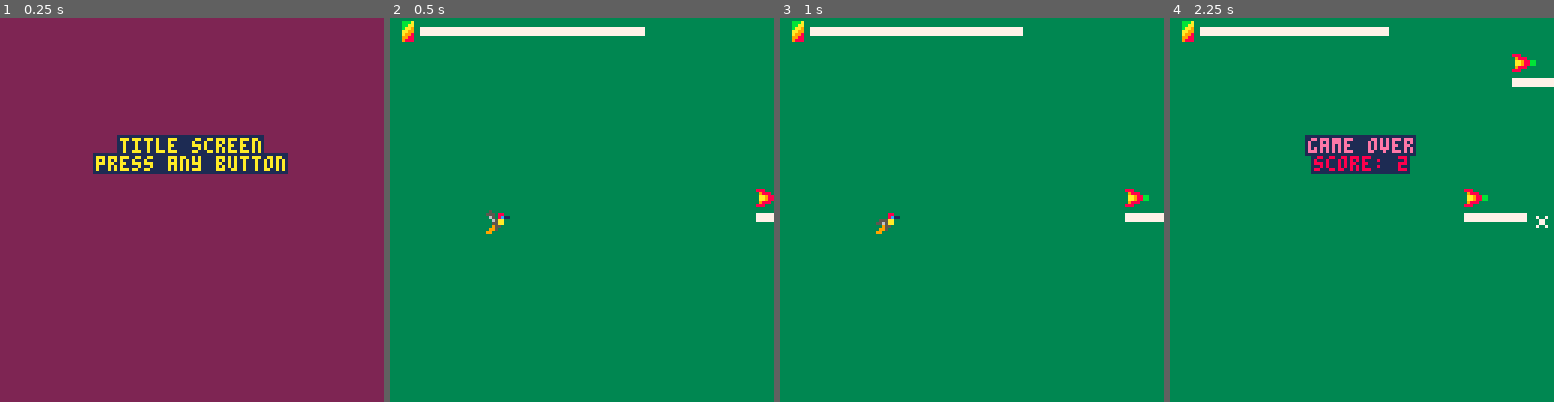
Above: before the commit, frames 1-4 (left to right).
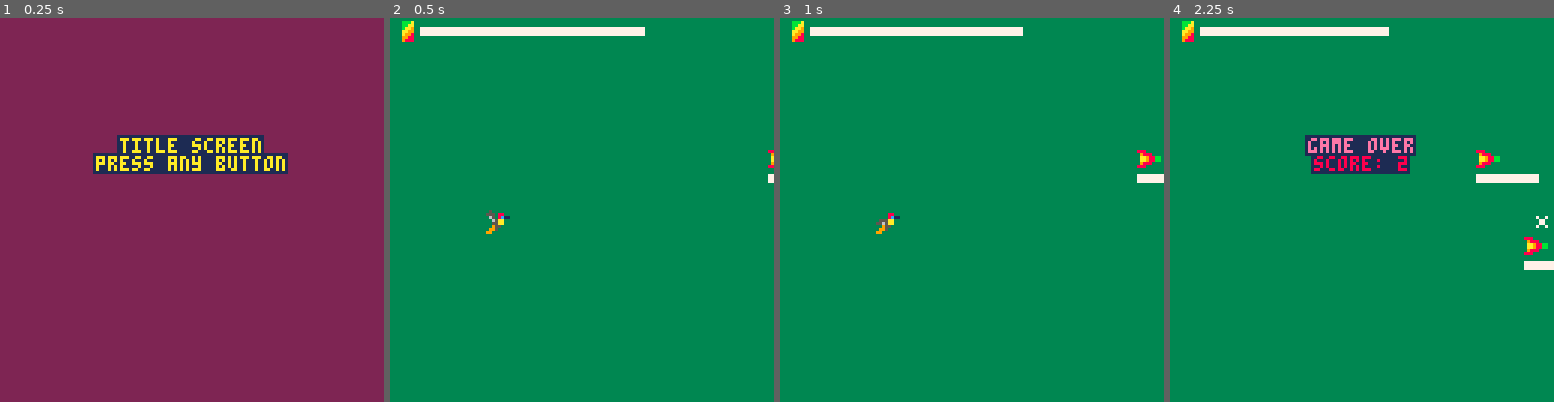
Above: after the commit, the same moments.

Repository: Cuttleshock/PICO-8-projects
Game: PICO-8 cartridge humm.p8
Two runs of this game, one before a commit and one after it. Both use one fixed random seed, a clock stepped at 60 frames per second and the inputs below.
Inputs:
- Up to frame 1 (0.25 s): no input
- Up to frame 2 (0.5 s): tap X (X key) at 0.33 s
- Up to frame 3 (1 s): tap O (Z key) at 0.7 s
- Up to frame 4 (2.25 s): tap X (X key) at 1.07, 1.85 s; hold Right 1.6-2.1 s; tap O (Z key) at 1.7, 2.1 s; hold Up from 2.15 s (still down)

Frame 1 is identical in both runs. In frame 2, 0.3% of the frame differs, in the area x 95-100%, y 34-54%; in frame 3, 0.7%; in frame 4, 1.9%, in the area x 76-100%, y 9-66%.

Commit message:
Bump scrnrt, scrnbt to account for actor width/height; remove magic numbers

Diff:
--- a/humm.p8
+++ b/humm.p8
@@ -40,9 +40,9 @@
 invsqrt2 = 1/sqrt(2)
 eps = 0x0000.0001
 scrnlt = 0
-scrnrt = 120
-scrntp = 0
-scrnbt = 120
+scrnrt = 128
+scrntp = 10
+scrnbt = 128
 minspeed = 0.25
 maxage = 2*3*2*5*7*2*3
 fdmult = 0.25 -- fuel display mult
@@ -170,20 +170,20 @@
 		) then
 			add(npcs,flower{
 			 juice=80,
-			 x=124,
-			 y=8+flr(rnd(112)),
+			 x=scrnrt,
+			 y=scrntp+flr(rnd(scrnbt-scrntp-8)),
 			 dx=-0.5,
 			})
 		elseif actorseed < 0.6 then
 			add(npcs,spike{
-			 x=124,
-			 y=8+flr(rnd(112)),
+			 x=scrnrt,
+			 y=scrntp+flr(rnd(scrnbt-scrntp-8)),
 			 dx=-0.5,
 			})
 		else
 			add(npcs,block{
-			 x=124,
-			 y=8+flr(rnd(112)),
+			 x=scrnrt,
+			 y=scrntp+flr(rnd(scrnbt-scrntp-16)),
 			 dx=-0.5,
 			 w=4,
 			 h=16,
@@ -267,18 +267,19 @@
 function humm:updatepos()
 	local x = self.x + self.dx
 	local y = self.y + self.dy
-
-	if (x>scrnrt) then
-		x = scrnrt
+	local w,h = self.w,self.h
+
+	if x+w>scrnrt then
+		x = scrnrt-w
 		self.state = 'splode'
-	elseif (x<scrnlt) then
+	elseif x<scrnlt then
 		x = scrnlt
 		self.state = 'splode'
 	end
-	if (y>scrnbt) then
-		y = scrnbt
+	if y+h>scrnbt then
+		y = scrnbt-h
 		self.state = 'splode'
-	elseif (y<scrntp) then
+	elseif y<scrntp then
 		y = scrntp
 		self.state = 'splode'
 	end
